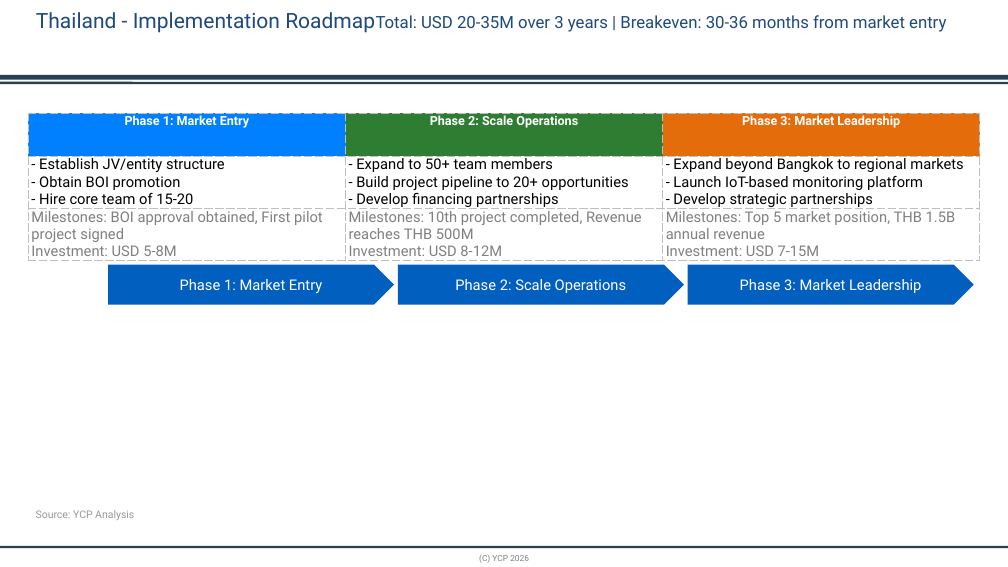
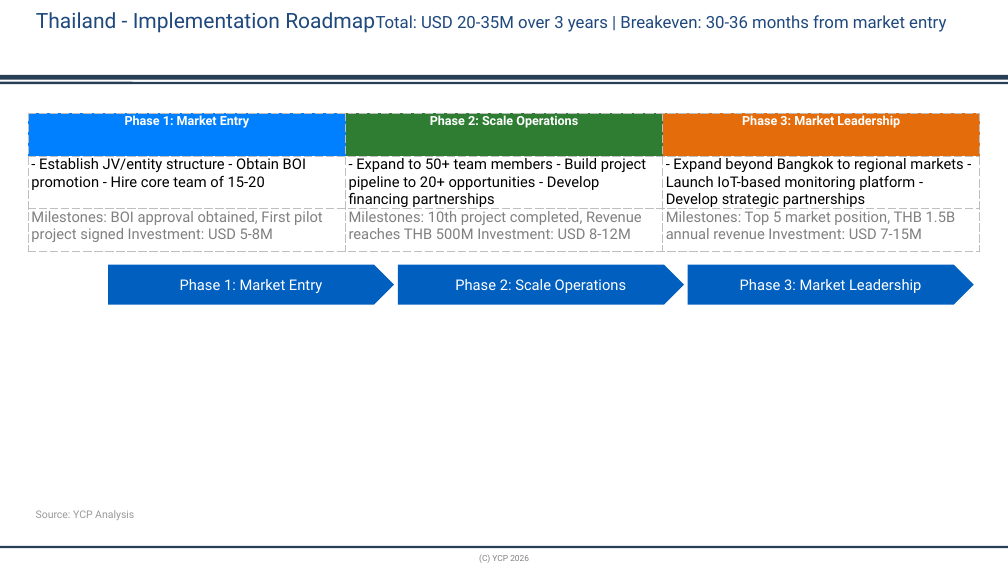
Before and after one commit to xvasjack/xvasjack.github.io, a slide deck: slide 26 of backend/market-research/test-output.pptx. Drawn at 1008x567 pixels with LibreOffice and Linux fonts; fonts in the diff are those of the drawing; background and template pictures are left out. Boxes give left, top, right and bottom in pixels: in the first picture for what was removed or moved away, otherwise in the second. Text is boxed around its words. In the diff, an @@ line names an element or a change of style, - is before the commit and + after.

```diff
--- a/backend/market-research/test-output.pptx
+++ b/backend/market-research/test-output.pptx
@@ table at bbox=[29, 113, 982, 246] @@
-row 2: - Establish JV/entity structure / - Obtain BOI promotion / - Hire core team of 15-20 | - Expand to 50+ team members / - Build project pipeline to 20+ opportunities / - Develop financing partnerships | - Expand beyond Bangkok to regional markets / - Launch IoT-based monitoring platform / - Develop strategic partnerships
+row 2: - Establish JV/entity structure - Obtain BOI promotion - Hire core team of 15-20 | - Expand to 50+ team members - Build project pipeline to 20+ opportunities - Develop financing partnerships | - Expand beyond Bangkok to regional markets - Launch IoT-based monitoring platform - Develop strategic partnerships
-row 3: Milestones: BOI approval obtained, First pilot project signed / Investment: USD 5-8M | Milestones: 10th project completed, Revenue reaches THB 500M / Investment: USD 8-12M | Milestones: Top 5 market position, THB 1.5B annual revenue / Investment: USD 7-15M
+row 3: Milestones: BOI approval obtained, First pilot project signed Investment: USD 5-8M | Milestones: 10th project completed, Revenue reaches THB 500M Investment: USD 8-12M | Milestones: Top 5 market position, THB 1.5B annual revenue Investment: USD 7-15M
```
Also in this commit, not shown: 13 other slides changed, 3 other files.
